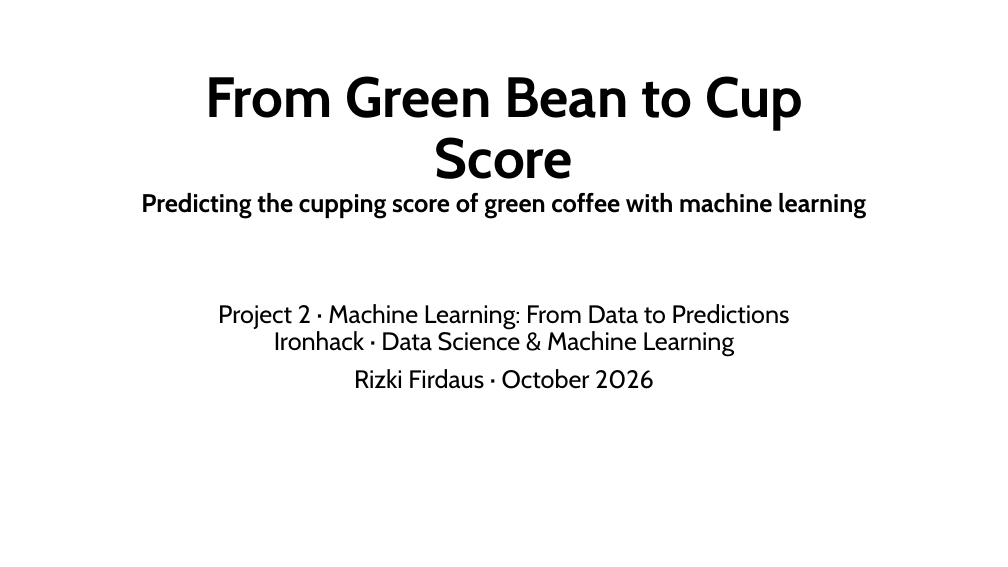
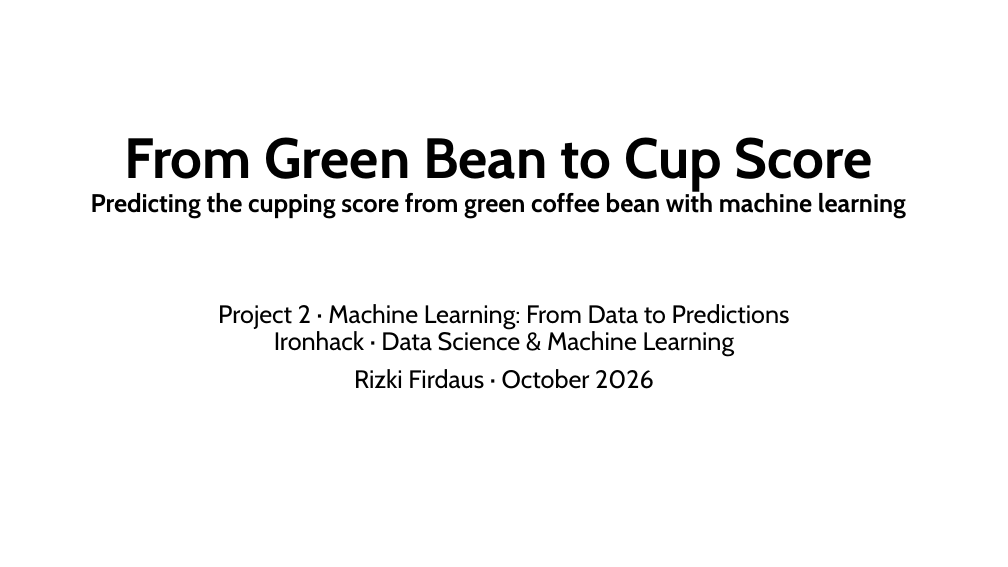
Before and after one commit to benjiro000/project-2-ml-rizki, a slide deck: slide 1 of presentation/project-2-ml-rizki-presentation.pptx. Drawn at 1008x567 pixels with LibreOffice and Linux fonts; fonts in the diff are those of the drawing. Boxes give left, top, right and bottom in pixels: in the first picture for what was removed or moved away, otherwise in the second. Text is boxed around its words. In the diff, an @@ line names an element or a change of style, - is before the commit and + after.

```diff
--- a/presentation/project-2-ml-rizki-presentation.pptx
+++ b/presentation/project-2-ml-rizki-presentation.pptx
@@ title at [91, 137, 906, 218]: text changed @@
-From Green Bean to Cup Score
-Predicting the cupping score of green coffee with machine learning
+From Green Bean to Cup Score
+Predicting the cupping score from green coffee bean with machine learning
```
Also in this commit, not shown: 5 other slides changed, 1 slide added, 2 slides removed.
